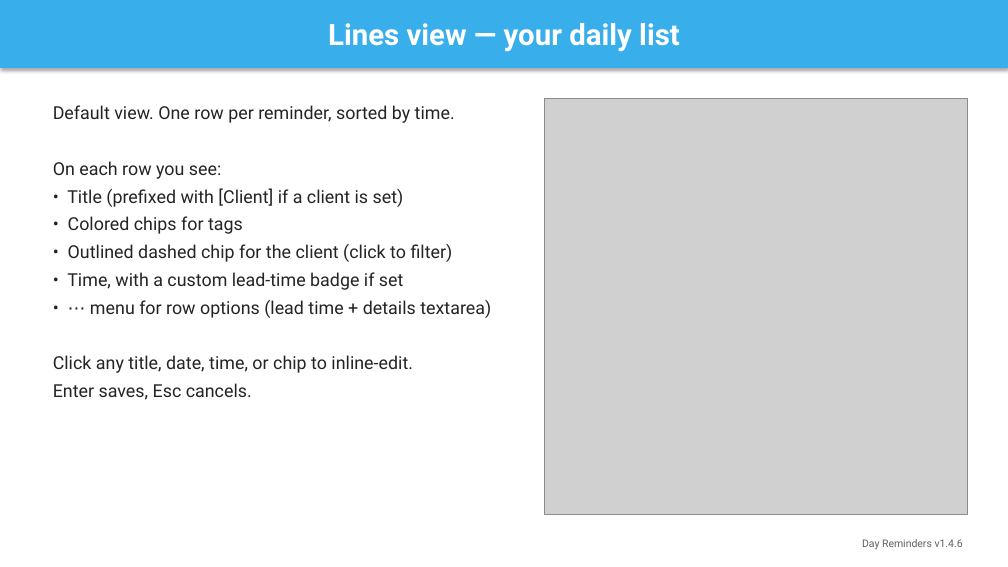
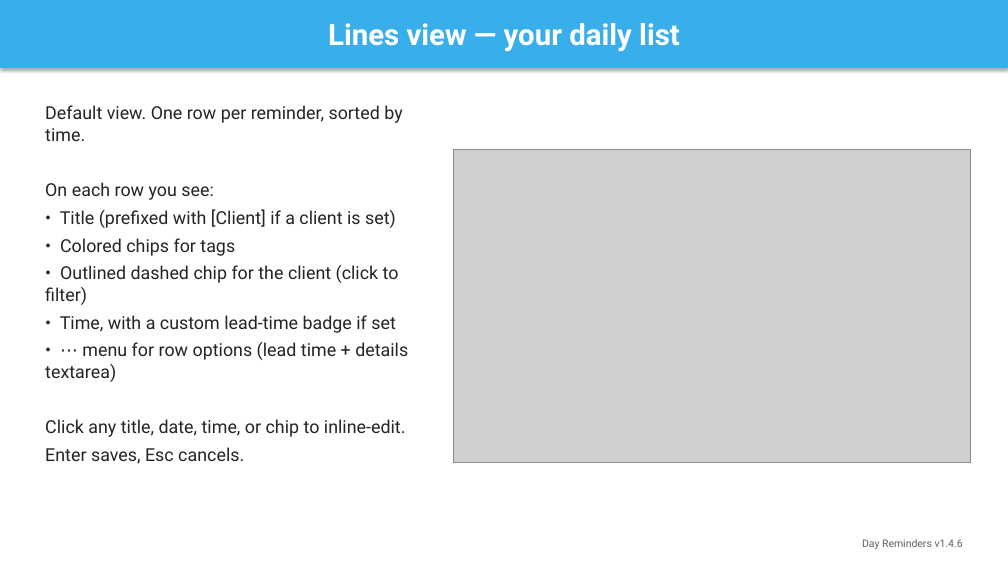
Before and after one commit to projectvelox/team-reminder, a slide deck: slide 5 of docs/DayReminders-Overview.pptx. Drawn at 1008x567 pixels with LibreOffice and Linux fonts; fonts in the diff are those of the drawing; grey boxes stand for pictures. Boxes give left, top, right and bottom in pixels: in the first picture for what was removed or moved away, otherwise in the second. Text is boxed around its words. In the diff, an @@ line names an element or a change of style, - is before the commit and + after.

```diff
--- a/docs/DayReminders-Overview.pptx
+++ b/docs/DayReminders-Overview.pptx
@@ text "Default view. One row per ..." rewrapped from <box>53,105,491,400</box> to <box>45,105,408,464</box> @@
@@ picture: place and size @@
-picture at <box>544,98,968,514</box>
+picture at <box>454,150,970,463</box>
```
Also in this commit, not shown: 7 other slides changed, 3 other files.
